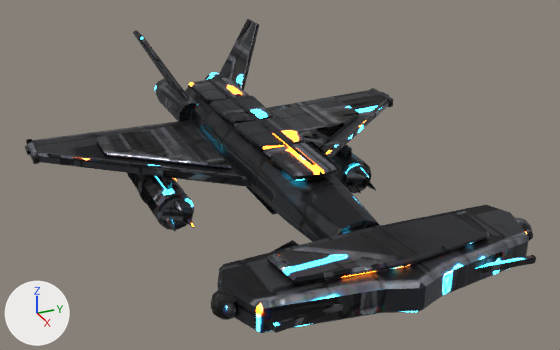
One commit to the glTF model public/assets/models/human/condor.glb: the scene before it, then after it.
The view is the same before and after, from a 50 mm camera at (12.04, -5.39, 6.93) aimed at (-0.04, 0.05, 0.89). The lights are fixed; the arrows at lower left show +X, +Y and +Z. The first picture is the older version. Vertices at exactly the same position are counted once.

Before the edit, the objects in view are built like this:
```python
ob_terranhammerhead = bpy.data.objects.new('TerranHammerhead', me_terranhammerhead)
ob_terranhammerhead.location = (0.0, 0.0, 0.0)
```
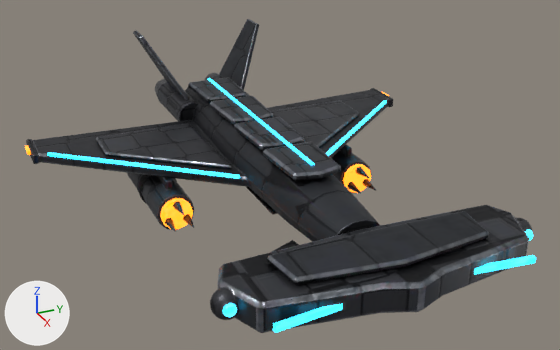
Pixel boxes [x1, y1, x2, y2] of what changed, in the pictures (560 x 350 px; the box of a moved part takes in the faces that stretch with it):
'TerranHammerhead', surface changed, reshaped: [25, 19, 536, 333] in both
part 1 of me_terranhammerhead, built on: before [210, 217, 533, 332]; after [210, 218, 533, 333]
part 2 of me_terranhammerhead, moved or reshaped: before [165, 124, 376, 231]; after [165, 124, 376, 232]
part 3 of me_terranhammerhead, surface changed: [25, 19, 536, 333] in both

Edits to the bpy script that builds the scene:
```text
Change mat_terranhammerheadmat:
    where n0 = _N.new('ShaderNodeBsdfPrincipled'); n0.name = 'Principled BSDF'
    n0.inputs[28].default_value: 8.0 -> 4.0  # 'Emission Strength'
Change me_terranhammerhead:
    used by ob_terranhammerhead; location = (0.0, 0.0, 0.0)
    remove me_terranhammerhead.from_pydata(...)  # 1266 vertices, 2292 faces; spans x -5.3..4.73, y -4.14..4.14, z -0.05..2.71
    add me_terranhammerhead.from_pydata(...)  # 1532 vertices, 2824 faces; spans x -5.3..4.73, y -4.14..4.14, z -0.05..2.71
    me_terranhammerhead part 1: 168 vertices removed from x 3.0..4.57, y -2.67..2.67, z 0.85..1.36; 442 vertices added at x 3.0..4.55, y -2.67..2.67, z 0.83..1.36
    me_terranhammerhead part 2: 18 vertices moved from x -0.3..0.1, y -2.14..2.14, z 0.16..0.58 to x -0.3..0.1, y -2.11..2.08, z 0.23..0.61; 40 vertices removed from x -0.65..-0.3, y -2.07..2.14, z 0.16..1.09; 32 vertices added at x -0.6..0.1, y -2.15..2.15, z 0.17..1.09
    me_terranhammerhead part 3: 1211 kept faces spanning x -5.25..4.73, y -4.14..4.14, z -0.05..2.71 get new texture (UV) coordinates
```
